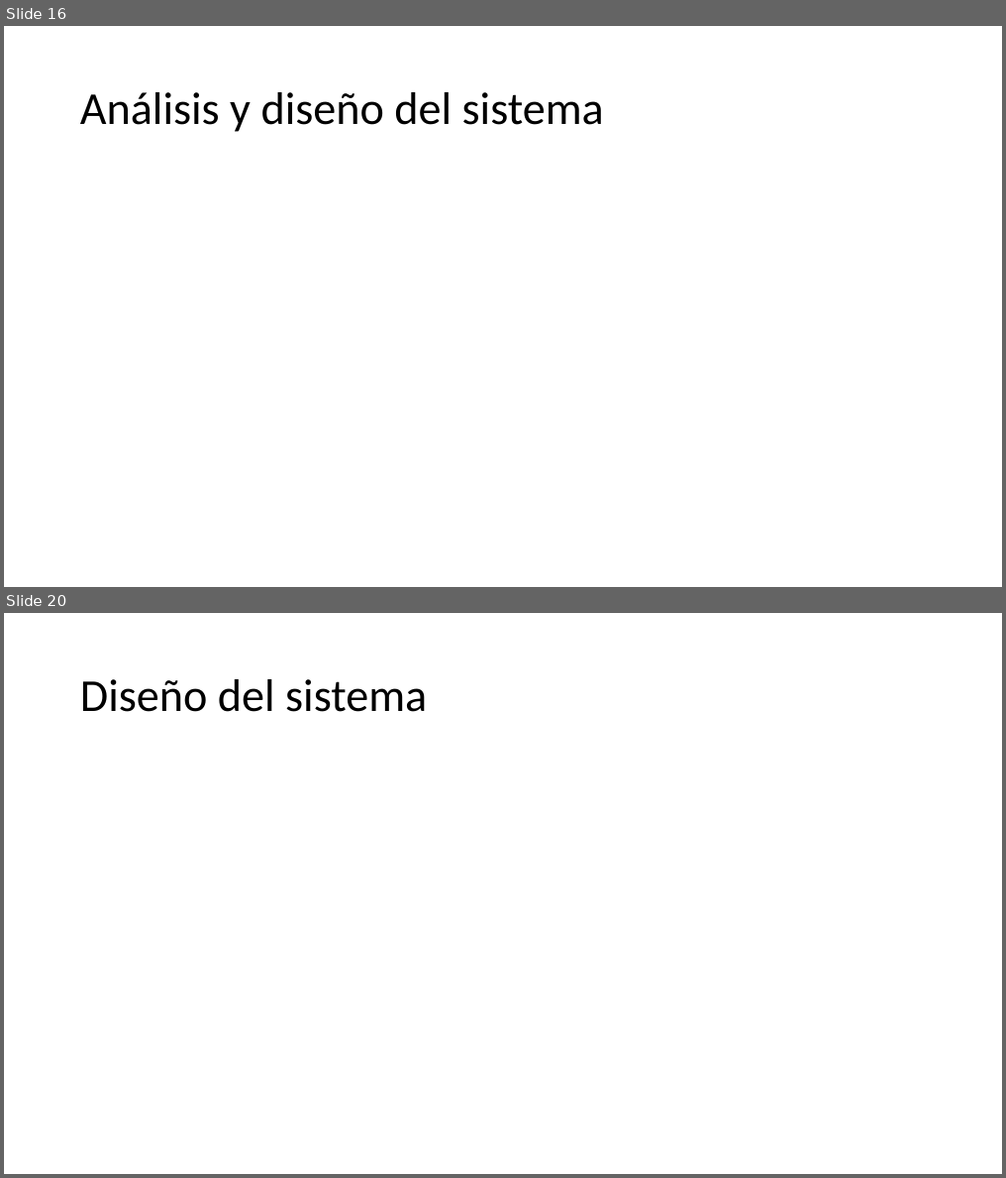
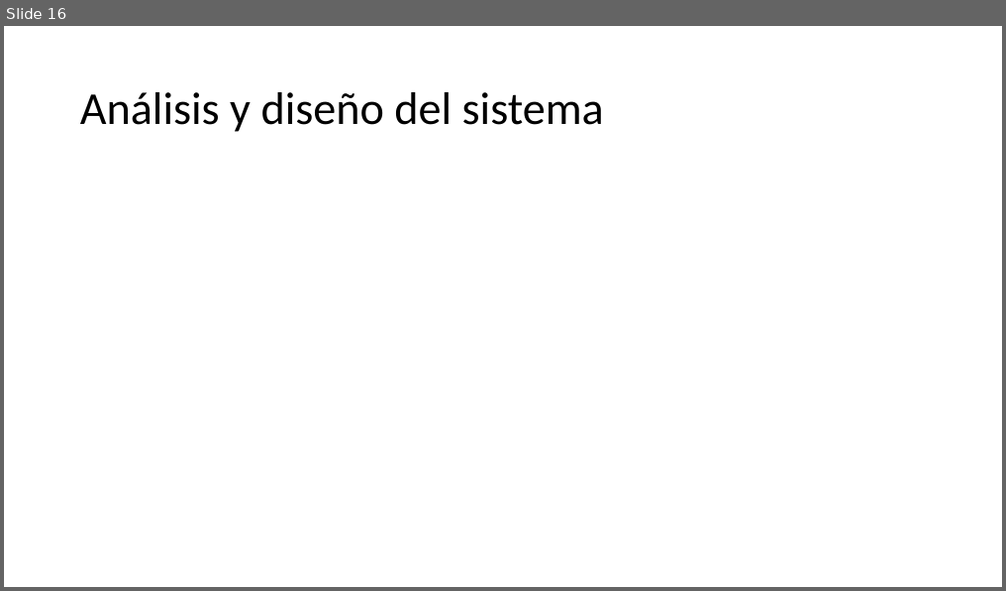
Before and after one commit to Osw1997/Proyecto-Terminal-1, a slide deck: Final/Presentacion.pptx. Shown one above the other, each under a label of ours: slides 16 and 20 before the commit, slide 16 after it; the slides between them are not shown. The pictures are 1006x1178 and 1006x591 pixels, drawn with LibreOffice and Linux fonts; fonts in the diff are those of the drawing. Boxes give left, top, right and bottom in pixels: in the first picture for what was removed or moved away, otherwise in the second. Text is boxed around its words. In the diff, an @@ line names an element or a change of style, - is before the commit and + after.

```diff
--- a/Final/Presentacion.pptx
+++ b/Final/Presentacion.pptx
@@ slide 20 removed at (x1=4, y1=613, x2=1002, y2=1174), background #FFFFFF @@
@@ title removed at (x1=80, y1=679, x2=427, y2=712) @@
-Diseño del sistema
```
Also in this commit, not shown: 1 slide added, 2 other slides removed.
